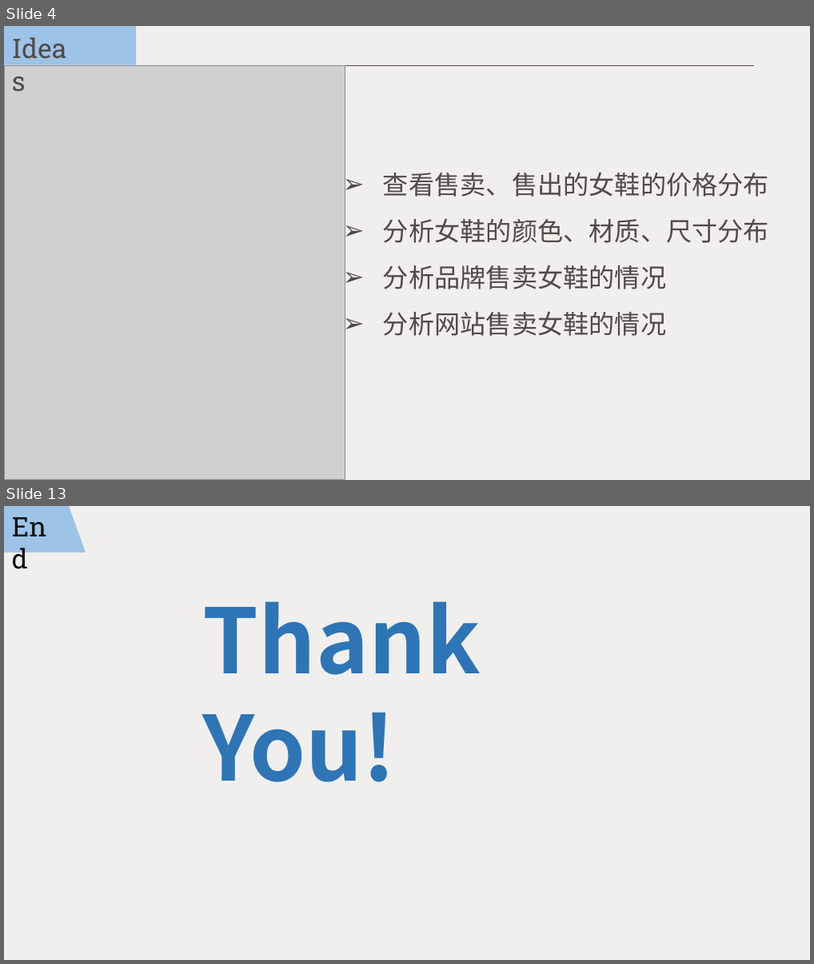
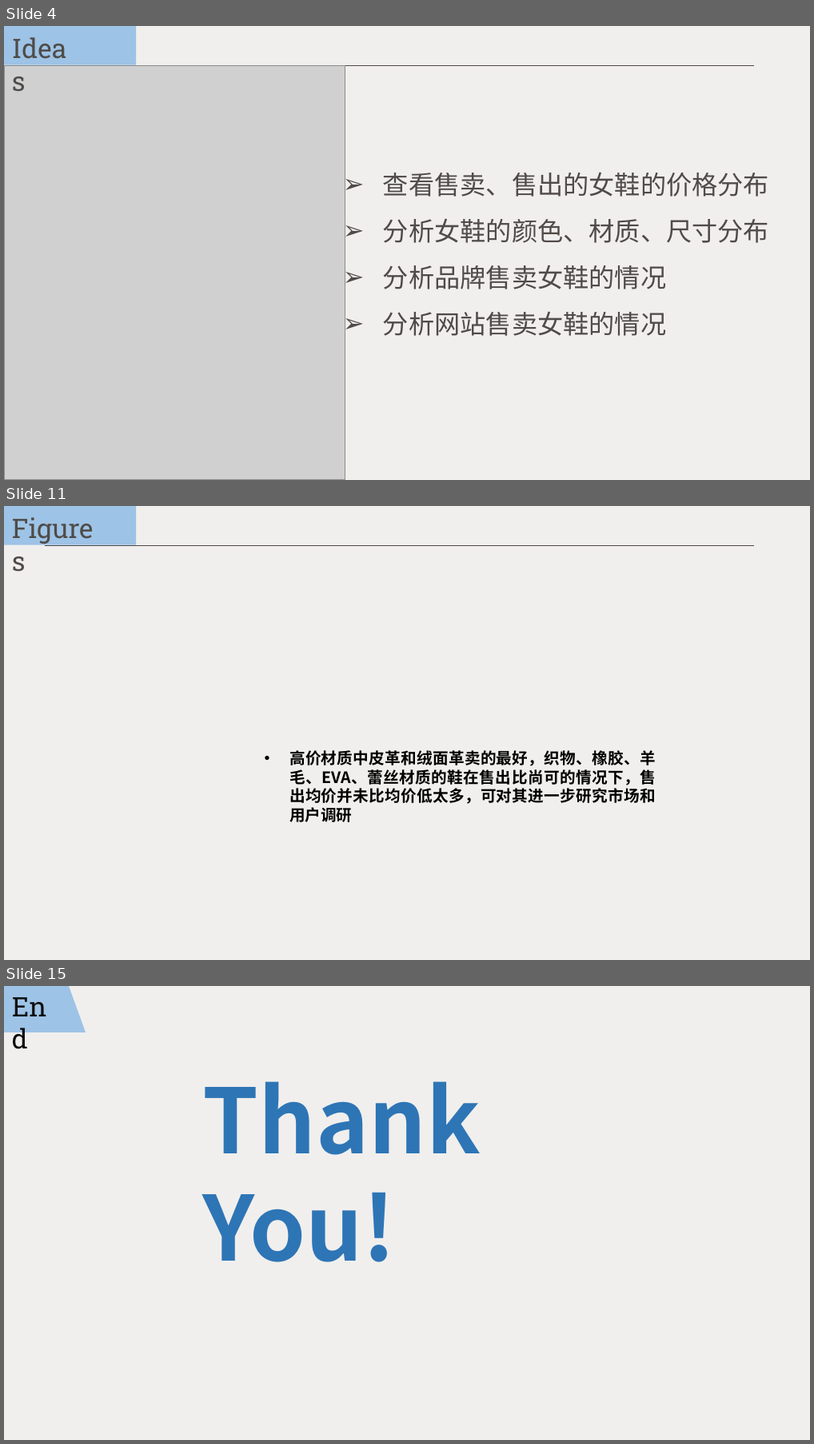
Before and after one commit to ShiyuNie/DataAnalysis-SQLTableauPractice, a slide deck: OnlineWomenShoes.pptx. Shown one above the other, each under a label of ours: slides 4 and 13 before the commit, slides 4, 11 and 15 after it; the slides between them are not shown. The pictures are 814x964 and 814x1444 pixels, drawn with LibreOffice and Linux fonts; fonts in the diff are those of the drawing; grey boxes stand for pictures; background and template pictures are left out. Boxes give left, top, right and bottom in pixels: in the first picture for what was removed or moved away, otherwise in the second. Text is boxed around its words. In the diff, an @@ line names an element or a change of style, - is before the commit and + after.

```diff
--- a/OnlineWomenShoes.pptx
+++ b/OnlineWomenShoes.pptx
@@ slide 11 added at [4, 506, 810, 960], background picture (left out) @@
@@ rectangle added at [4, 506, 136, 544], fill #9DC3E6 @@
@@ text added at [4, 508, 114, 548], 24 pt, text #504B48 @@
+Figures
@@ line added from (754, 545) to (45, 545), #4D4948 0.75 pt @@
@@ text added at [290, 750, 656, 822], 14 pt, text #000000, bold @@
+• 高价材质中皮革和绒面革卖的最好，织物、橡胶、羊毛、EVA、蕾丝材质的鞋在售出比尚可的情况下，售出均价并未比均价低太多，可对其进一步研究市场和用户调研
@@ what was slide 13 is now slide 15 @@
```
Also in this commit, not shown: 4 slides changed, 5 other slides added, 4 slides removed.
